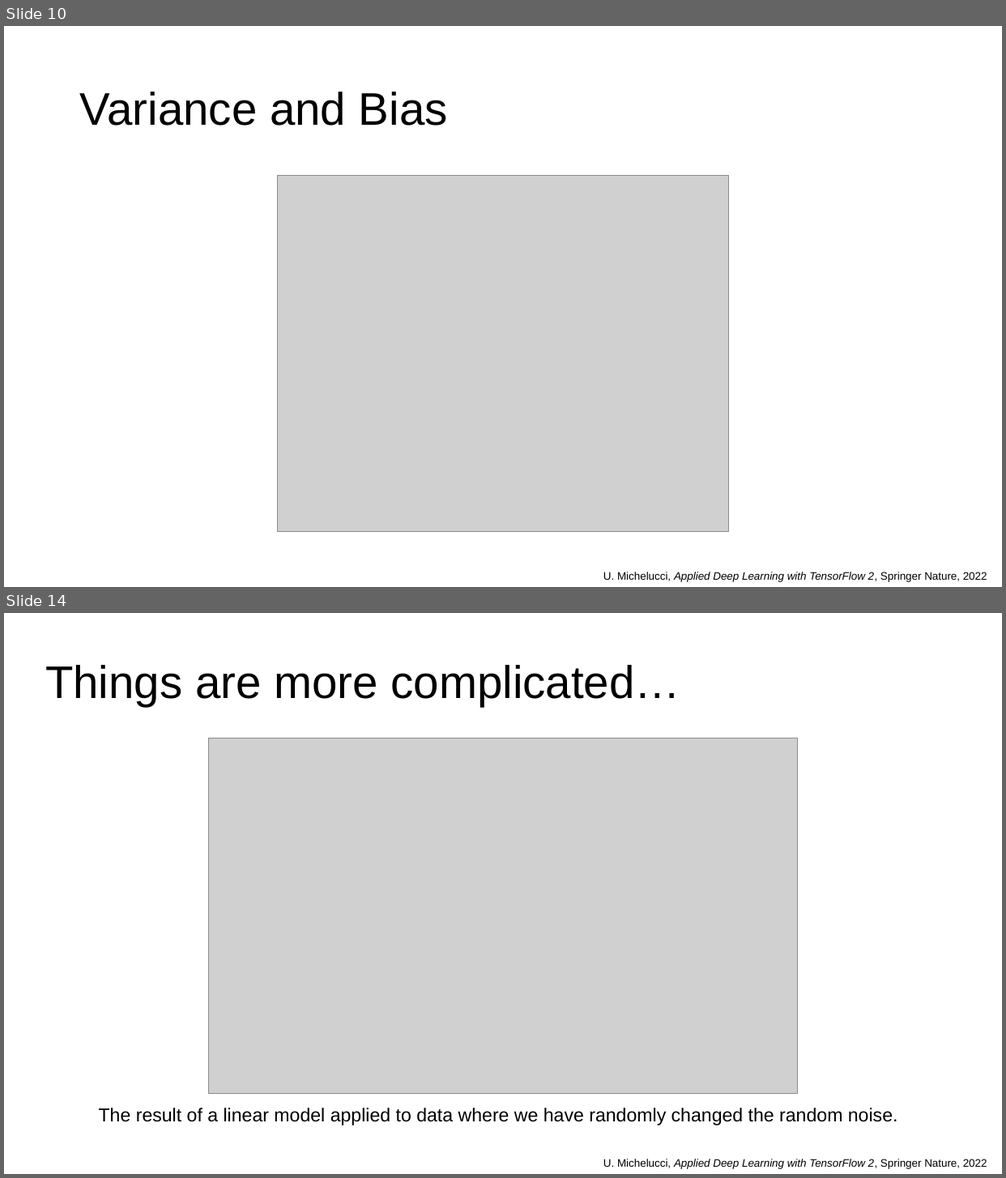
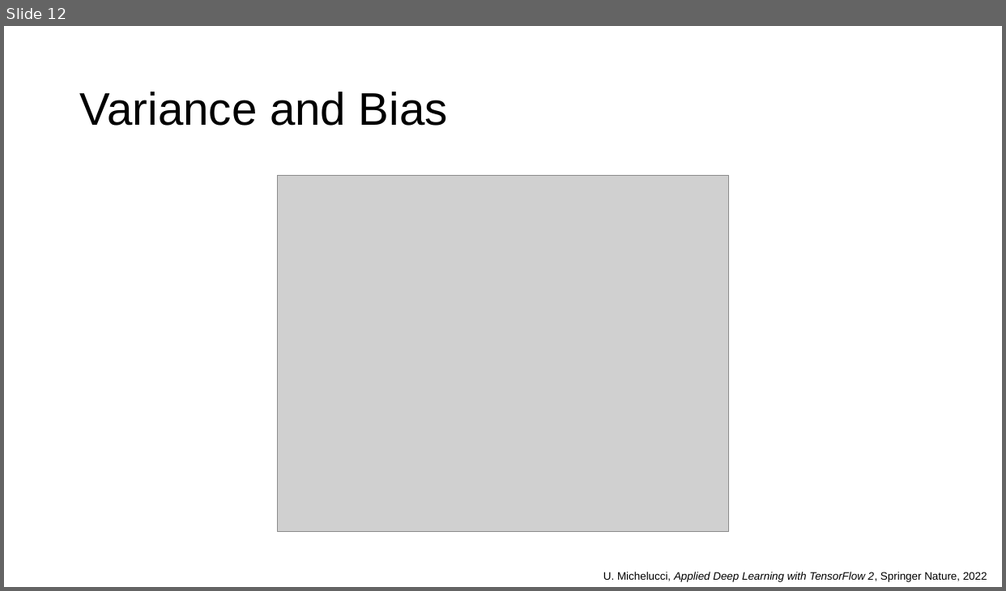
Before and after one commit to toelt-llc/MSCA-ITN-PARENT, a slide deck: DETERMINED2022/Introduction to model validation and unbalanced datasets/DETERMINED2022-toelt-Model_Validation_lecture_michelucci.pptx. Shown one above the other, each under a label of ours: slides 10 and 14 before the commit, slide 12 after it; the slides between them are not shown. The pictures are 1006x1178 and 1006x591 pixels, drawn with LibreOffice and Linux fonts; fonts in the diff are those of the drawing; grey boxes stand for pictures; background and template pictures are left out. Boxes give left, top, right and bottom in pixels: in the first picture for what was removed or moved away, otherwise in the second. Text is boxed around its words. In the diff, an @@ line names an element or a change of style, - is before the commit and + after.

```diff
--- a/DETERMINED2022/Introduction to model validation and unbalanced datasets/DETERMINED2022-toelt-Model_Validation_lecture_michelucci.pptx
+++ b/DETERMINED2022/Introduction to model validation and unbalanced datasets/DETERMINED2022-toelt-Model_Validation_lecture_michelucci.pptx
@@ slide 14 removed at (x1=4, y1=613, x2=1002, y2=1174), background #FFFFFF @@
@@ title removed at (x1=45, y1=665, x2=681, y2=706) @@
-Things are more complicated…
@@ picture removed at (x1=209, y1=738, x2=798, y2=1094) @@
@@ text removed at (x1=99, y1=1108, x2=898, y2=1126) @@
-The result of a linear model applied to data where we have randomly changed the random noise.
@@ text removed at (x1=603, y1=1159, x2=987, y2=1169) @@
-U. Michelucci, Applied Deep Learning with TensorFlow 2, Springer Nature, 2022
@@ what was slide 10 is now slide 12 @@
```
Also in this commit, not shown: 7 slides changed, 7 slides added, 1 other slide removed, 2 other files.
